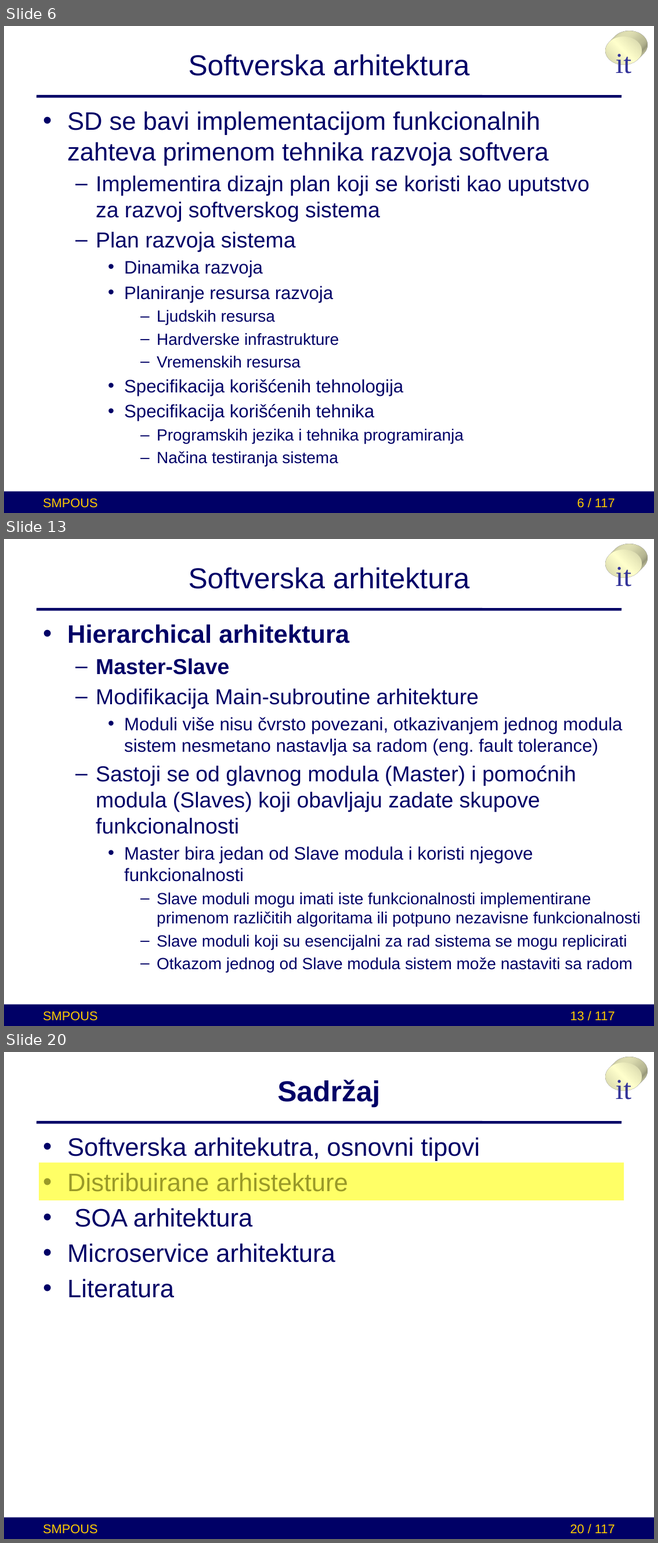
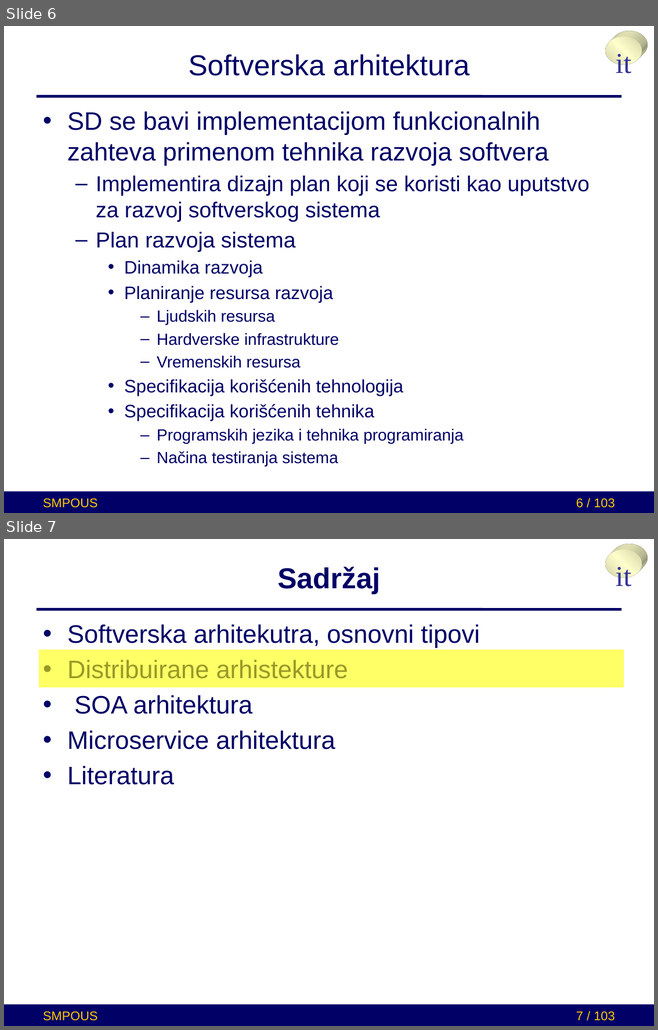
Before and after one commit to brankoterzic/SMPUOS-example-project, a slide deck: presentation_ppx/microservices.pptx. Shown one above the other, each under a label of ours: slides 6, 13 and 20 before the commit, slides 6 and 7 after it; the slides between them are not shown. The pictures are 658x1543 and 658x1030 pixels, drawn with LibreOffice and Linux fonts; fonts in the diff are those of the drawing. Boxes give left, top, right and bottom in pixels: in the first picture for what was removed or moved away, otherwise in the second. Text is boxed around its words. In the diff, an @@ line names an element or a change of style, - is before the commit and + after.

```diff
--- a/presentation_ppx/microservices.pptx
+++ b/presentation_ppx/microservices.pptx
@@ slide 13 removed at [4, 539, 654, 1026], background #FFFFFF; not listed: 4 template elements that a slide beside it also shows @@
@@ title removed at [188, 567, 470, 589] @@
-Softverska arhitektura
@@ text removed at [67, 624, 640, 972] @@
-• Hierarchical arhitektura
-  – Master-Slave
-  – Modifikacija Main-subroutine arhitekture
-    • Moduli više nisu čvrsto povezani, otkazivanjem jednog modula sistem nesmetano nastavlja sa radom (eng. fault tolerance)
-  – Sastoji se od glavnog modula (Master) i pomoćnih modula (Slaves) koji obavljaju zadate skupove funkcionalnosti
-    • Master bira jedan od Slave modula i koristi njegove funkcionalnosti
-      – Slave moduli mogu imati iste funkcionalnosti implementirane primenom različitih algoritama ili potpuno nezavisne funkcionalnosti
-      – Slave moduli koji su esencijalni za rad sistema se mogu replicirati
-      – Otkazom jednog od Slave modula sistem može nastaviti sa radom
@@ text removed at [43, 1011, 97, 1021] @@
-SMPOUS
@@ page number removed at [570, 1011, 615, 1021] @@
-13 / 117
@@ page number at [576, 498, 614, 508]: text changed @@
-6 / 117
+6 / 103
@@ what was slide 20 is now slide 7 @@
@@ page number at [576, 1011, 614, 1021]: text changed @@
-20 / 117
+7 / 103
```
Also in this commit, not shown: 6 slides changed, 13 other slides removed.
